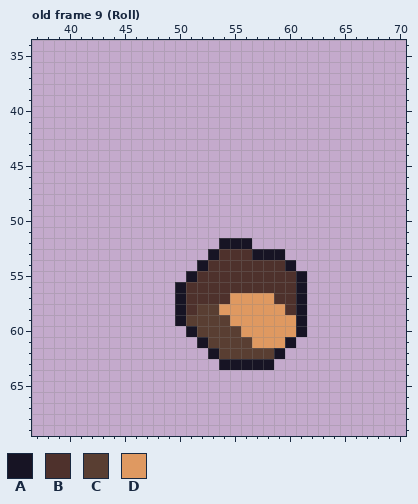
Pixel-art file: Assets/Graphics/Player/WildFire_Karakter.aseprite. The picture above is the old version.
112x112 pixels, 30 frames. Colours within 5 levels of each other are drawn and written as one. Shown: old frame 9 (Roll): x 37..70, y 34..69. The commit also changed other frames, which this record leaves out.
Visible layers, top first: "sketch", "character", "action lines".
Palette (. is transparent): A #171424  B #4e312c  C #593e32  D #df9961
Pixels before, old frame 9 (Roll), first column x 50:
52 ....AAA.....
53 ...ABBBAAA..
54 ..ABBBBBBBA.
55 .ABBBBBBBBBA
56 ABBBBBBBBBBA
57 ABBBBDDDDBBA
58 ABCCDDDDDDBA
59 ACCCCDDDDDDA
60 .ACCCCDDDDDA
61 ..ACCCCDDDA.
62 ...ACCCCCA..
63 ....AAAAA...
The same view after the edit:
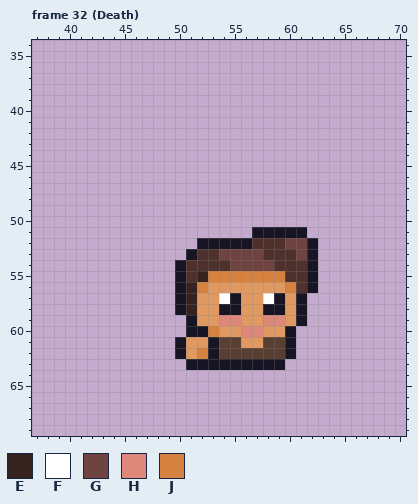
Colours new in this view: E #36221f  F #ffffff  G #6e4340  H #dd887a  J #d58241
A new or re-ordered frame is compared with the old frame closest to it.
The edit:
frames 30 -> 33
Changed rows in their new state; - is an unchanged pixel.
Frame 32 (Death) is new; against old frame 9 (Roll), layer "character":
first column x 50:
51 -------AAAAA-
52 --AA---BBBGGA
53 -ABBGGGGBBBGA
54 ABB--GGGG-BBA
55 ABEJJJJJJJ-BA
56 -EJDDDDDDDJBA
57 -EDDFA--FAD--
58 -EDDAA--AAD--
59 .ADDHH--HH---
60 --AJDDHH--A.-
61 ADDA--D-CC---
62 ADJ------CA--
63 -AAA-----A---
Changed places in both pictures, as pixel boxes (x1, y1, x2, y2):
changed: (175, 227, 318, 370)
